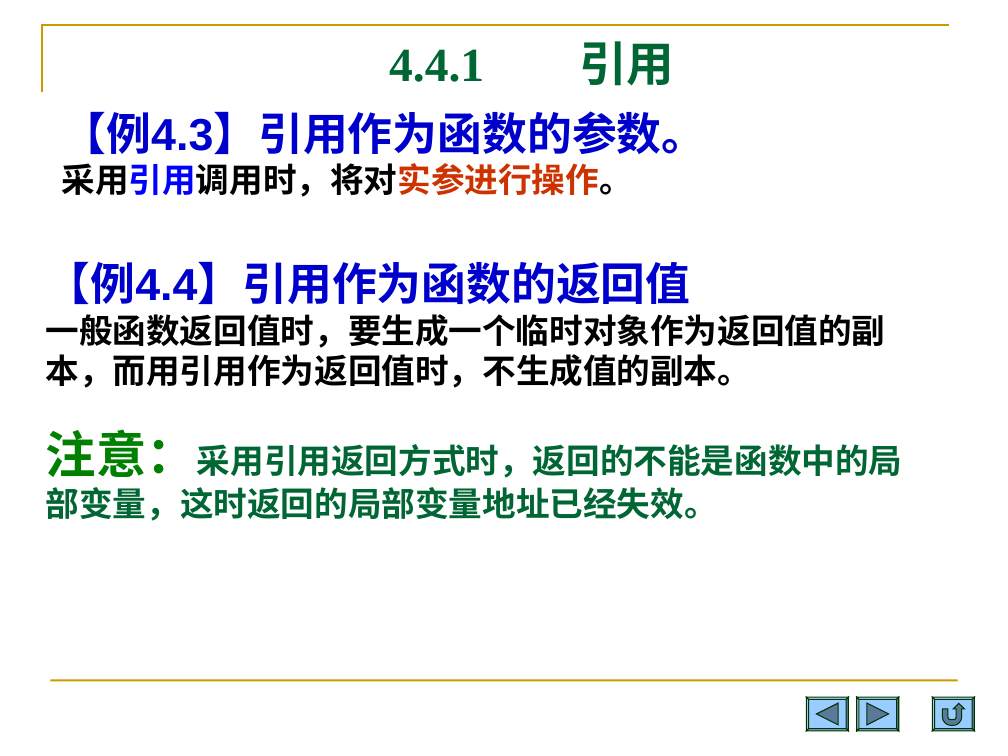
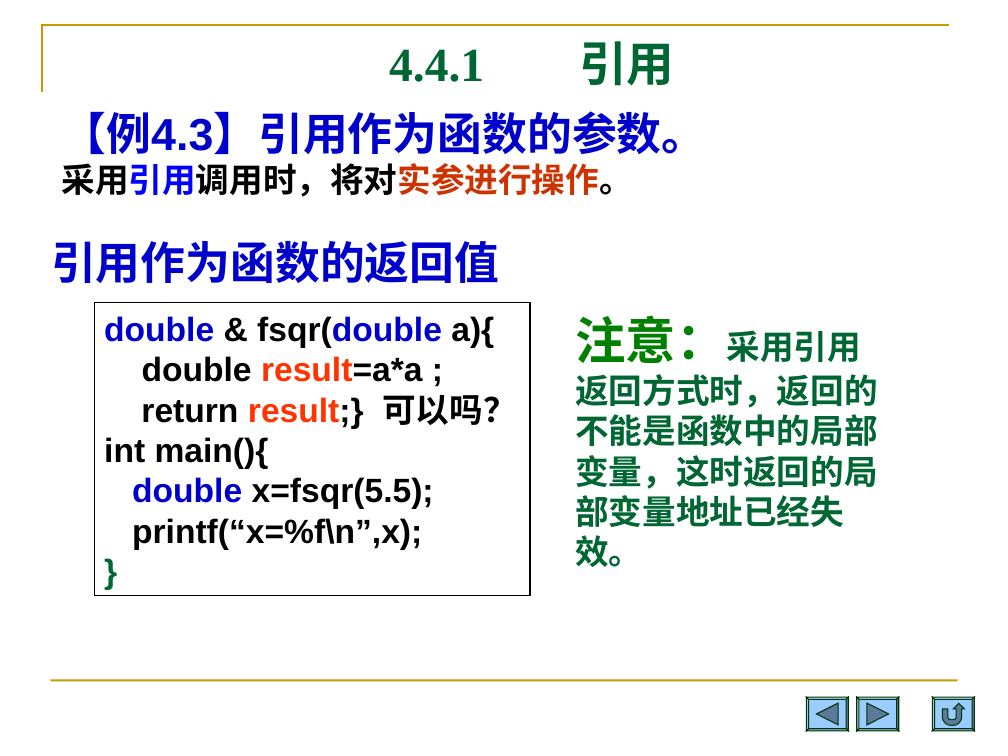
Before and after one commit to Changhe160/Changhe160.github.io, a slide deck: slide 30 of teachingRes/Cplusplus/unit04类与对象.ppt (slide 32 before the commit). Drawn at 1008x756 pixels with LibreOffice and Linux fonts; fonts in the diff are those of the drawing. Boxes give left, top, right and bottom in pixels: in the first picture for what was removed or moved away, otherwise in the second. Text is boxed around its words. In the diff, an @@ line names an element or a change of style, - is before the commit and + after.

```diff
--- a/teachingRes/Cplusplus/unit04类与对象.ppt
+++ b/teachingRes/Cplusplus/unit04类与对象.ppt
@@ text removed at (46,261,886,388) @@
-【例4.4】引用作为函数的返回值
-一般函数返回值时，要生成一个临时对象作为返回值的副本，而用引用作为返回值时，不生成值的副本。
@@ text added at (51,241,499,283), 32 pt, text #0000CC, bold @@
+引用作为函数的返回值
@@ rectangle added at (95,302,530,595), outline #000000 0.74 pt, 24 pt, text #000000, bold @@
+double & fsqr(double a){
+double result=a*a ;
+return result;} 可以吗？
+int main(){
+double x=fsqr(5.5);
+printf(“x=%f\n”,x);
+}
@@ text "注意：采用引用返回方式时，返回的不能是函数中的局部变量，这时返回的局部变量地址已经失效。" rewrapped from (46,429,903,521) to (575,315,877,527) @@
```
Also in this commit, not shown: 16 other slides changed, 2 slides removed.
